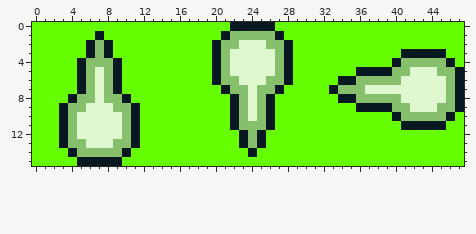
One commit to this pixel-art sprite: assets/sprites/spells/spell-turquoise-ring.png. The picture above was drawn from the file before the commit.
The file is 48x16 pixels.
New version:
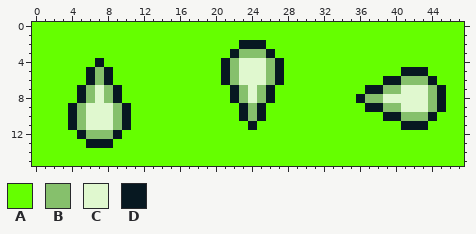
Palette (. is transparent): A #65ff00  B #86c06c  C #e0f8cf  D #071821
The exact change:
The author changed colour B to colour A in row 1 at x 22 to 26; in row 2 at x 7, 21 to 22 and 26 to 27; in row 3 at x 7, 21 and 27; in row 4 at x 6, 8 and 41 to 45; in row 5 at x 40 and 45 to 46; in row 6 at x 36 to 38 and 46.
The author changed colour B to colour A in row 7 at x 34 to 36 and 46; in rows 8 to 9 at x 46; in row 10 at x 45; in row 11 at x 23 and 25; in row 12 at x 4, 10 and 24; in row 13 at x 4 to 5, 9 to 10 and 24.
The author changed colour B to colour A in row 14 at x 5 to 9.
The author changed colour C to colour A in row 5 at x 44; in row 6 at x 45.
The author changed colour D to colour A in row 0 at x 22 to 26; in row 1 at x 7, 21 and 27; in row 2 at x 6, 8, 20 and 28; in row 3 at x 6, 8, 20, 28 and 41 to 45; in row 4 at x 5, 9, 20, 28, 40 and 46; in row 5 at x 5, 9, 20, 28, 36 to 39 and 47.
The author changed colour D to colour A in row 6 at x 5, 9, 20, 28, 34 to 35 and 47; in row 7 at x 21, 27, 33 and 47; in row 8 at x 4, 10, 34 to 35 and 47; in row 9 at x 3, 11, 22, 26, 36 and 47; in row 10 at x 3, 11, 22, 26 and 46; in row 11 at x 3, 11, 22, 26 and 44 to 45.
The author changed colour D to colour A in rows 12 to 13 at x 3, 11, 23 and 25; in row 14 at x 4, 10 and 24; in row 15 at x 5 to 9.
The author changed colour C to colour B in row 3 at x 23 to 25; in row 4 at x 22 and 26; in row 5 at x 7, 22 and 26; in row 6 at x 7 and 41 to 43; in row 7 at x 39 to 40 and 44; in row 8 at x 44.
The author changed colour C to colour B in row 9 at x 24 and 44; in row 10 at x 5, 9 and 24; in row 11 at x 5 and 9; in row 12 at x 6 to 8.
The author changed colour D to colour B in row 9 at x 39.
The author changed colour B to colour C in row 8 at x 39 to 40; in row 9 at x 41.
The author changed colour A to colour D in row 10 at x 39.
The author changed colour B to colour D in row 4 at x 7, 21 and 27; in row 5 at x 6, 8, 21, 27 and 41; in row 6 at x 6, 8, 21, 27 and 39 to 40; in row 7 at x 22 and 26; in row 8 at x 5, 9 and 36; in row 9 at x 4, 10, 23, 25 and 45.
The author changed colour B to colour D in row 10 at x 4, 10, 23, 25 and 44; in row 11 at x 4, 10 and 24.
The author changed colour C to colour D in row 2 at x 23 to 25; in row 3 at x 22 and 26; in row 5 at x 42 to 43; in row 6 at x 44; in row 7 at x 37 to 38 and 45; in row 8 at x 45.
The author changed colour C to colour D in row 12 at x 5 and 9; in row 13 at x 6 to 8.
